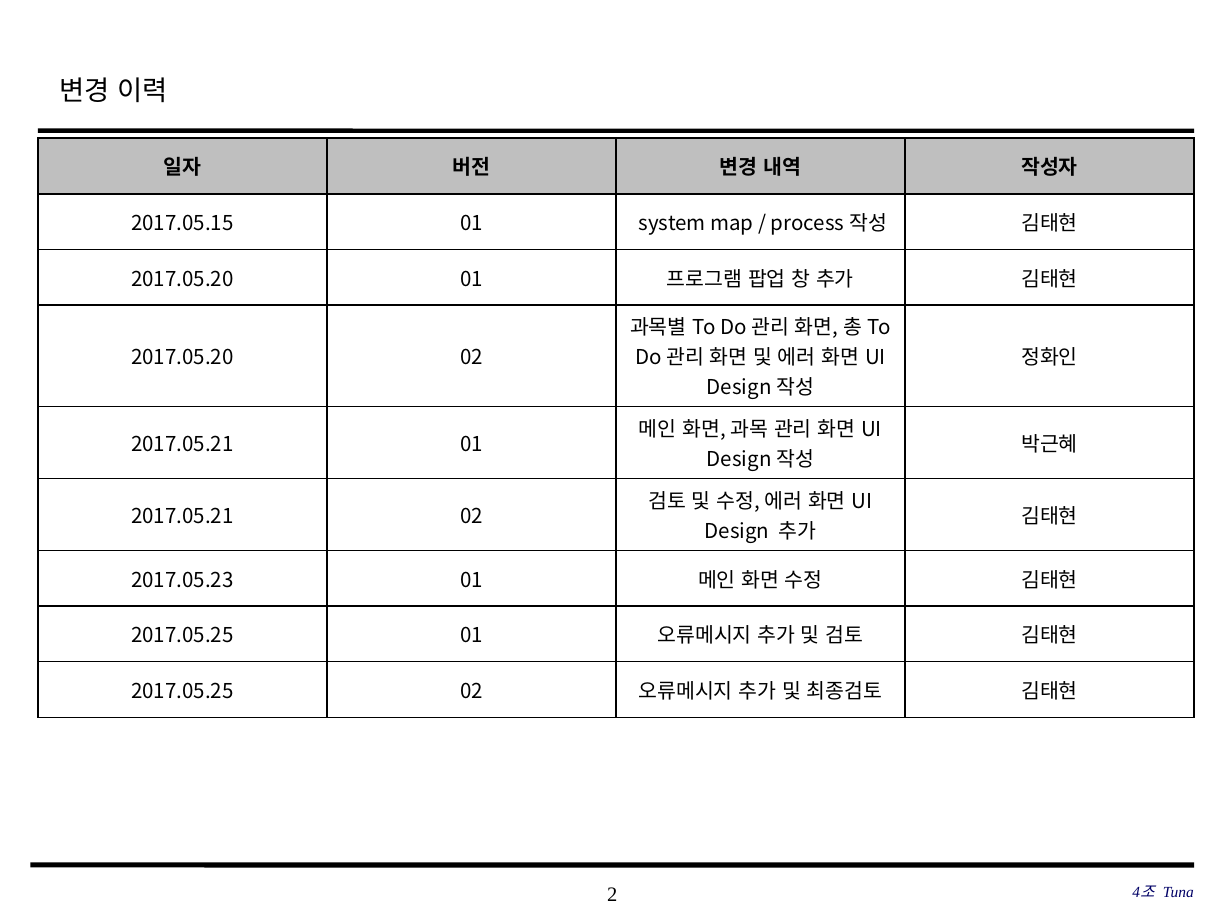
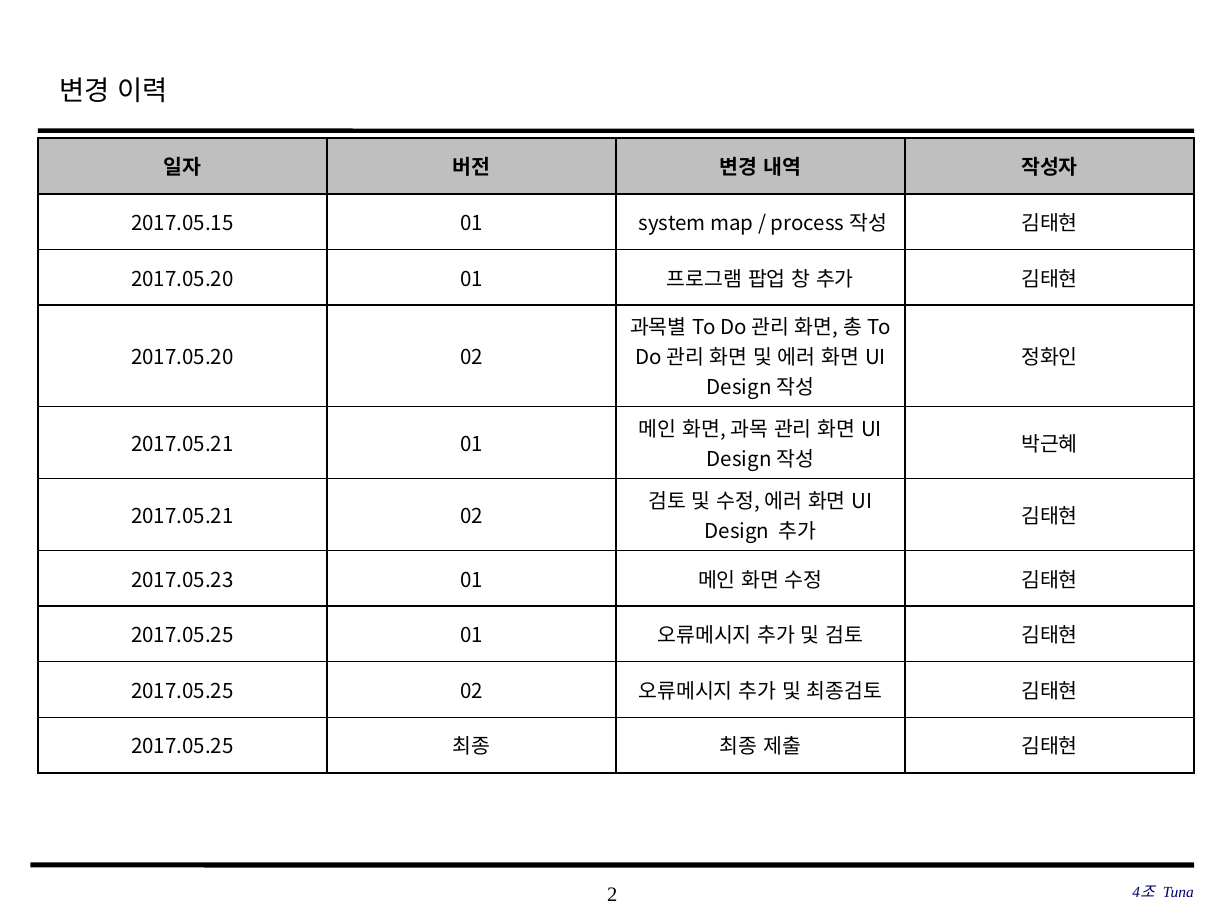
Before and after one commit to SE-admin/SE2017_4_tuna, a slide deck: slide 2 of doc/3_ 설계서/UI Design 설계서.pptx. Drawn at 1232x924 pixels with LibreOffice and Linux fonts; fonts in the diff are those of the drawing; background and template pictures are left out. Boxes give left, top, right and bottom in pixels: in the first picture for what was removed or moved away, otherwise in the second. Text is boxed around its words. In the diff, an @@ line names an element or a change of style, - is before the commit and + after.

Commit message:
doc/3_ 설계서/UI Design 설계서.pptx UI Design 설계서_4_tuna_김태현_20170525_최종 최종 제출

```diff
--- a/doc/3_ 설계서/UI Design 설계서.pptx
+++ b/doc/3_ 설계서/UI Design 설계서.pptx
@@ table at [38,138,1196,766] @@
+row 10: 2017.05.25 | 최종 | 최종 제출 | 김태현
```
Also in this commit, not shown: 20 other slides changed.
